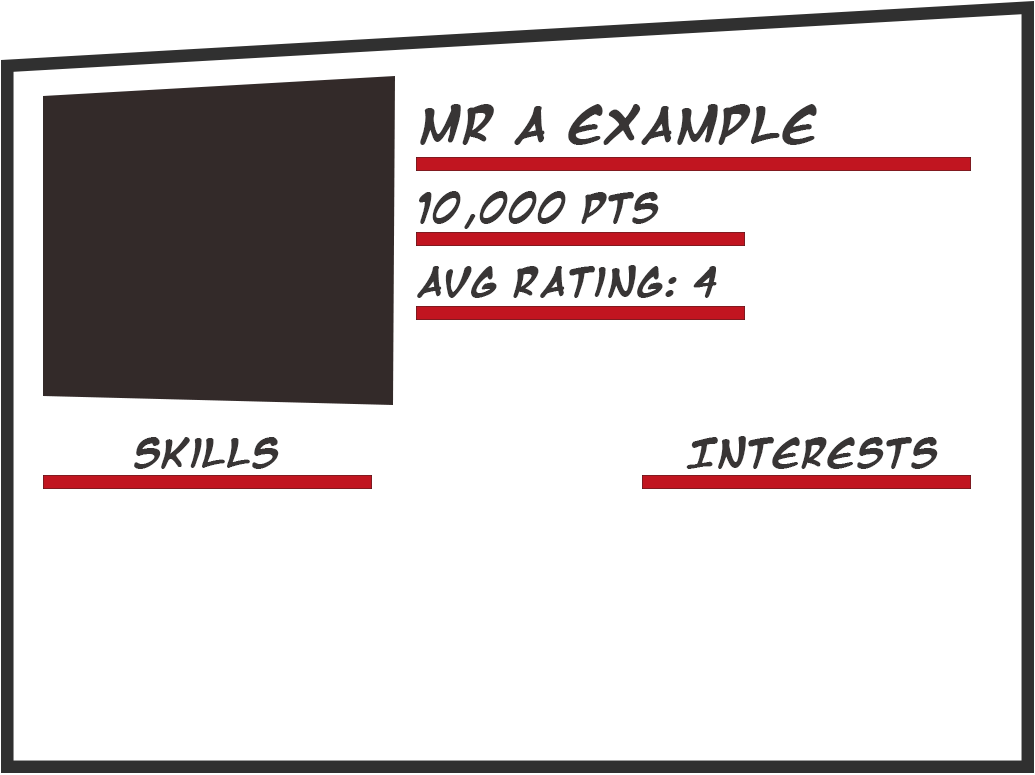
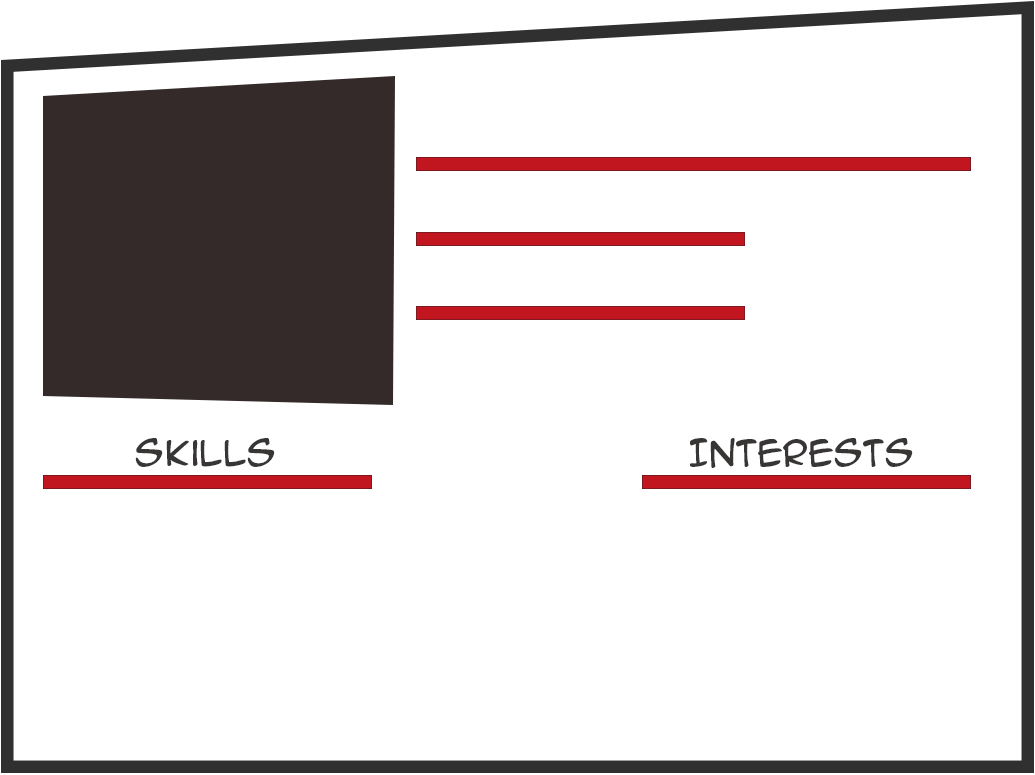
Layered file, before and after one edit (w=1035, h=775). Changes by layer:
hid "Avg Rating", painted on it over [417, 265, 717, 298]
hid "Number of points", painted on it over [419, 191, 659, 229]
painted on "Interests" over [686, 436, 938, 469]
painted on "Skills" over [134, 437, 279, 469]
hid "Name", painted on it over [420, 104, 817, 145]
